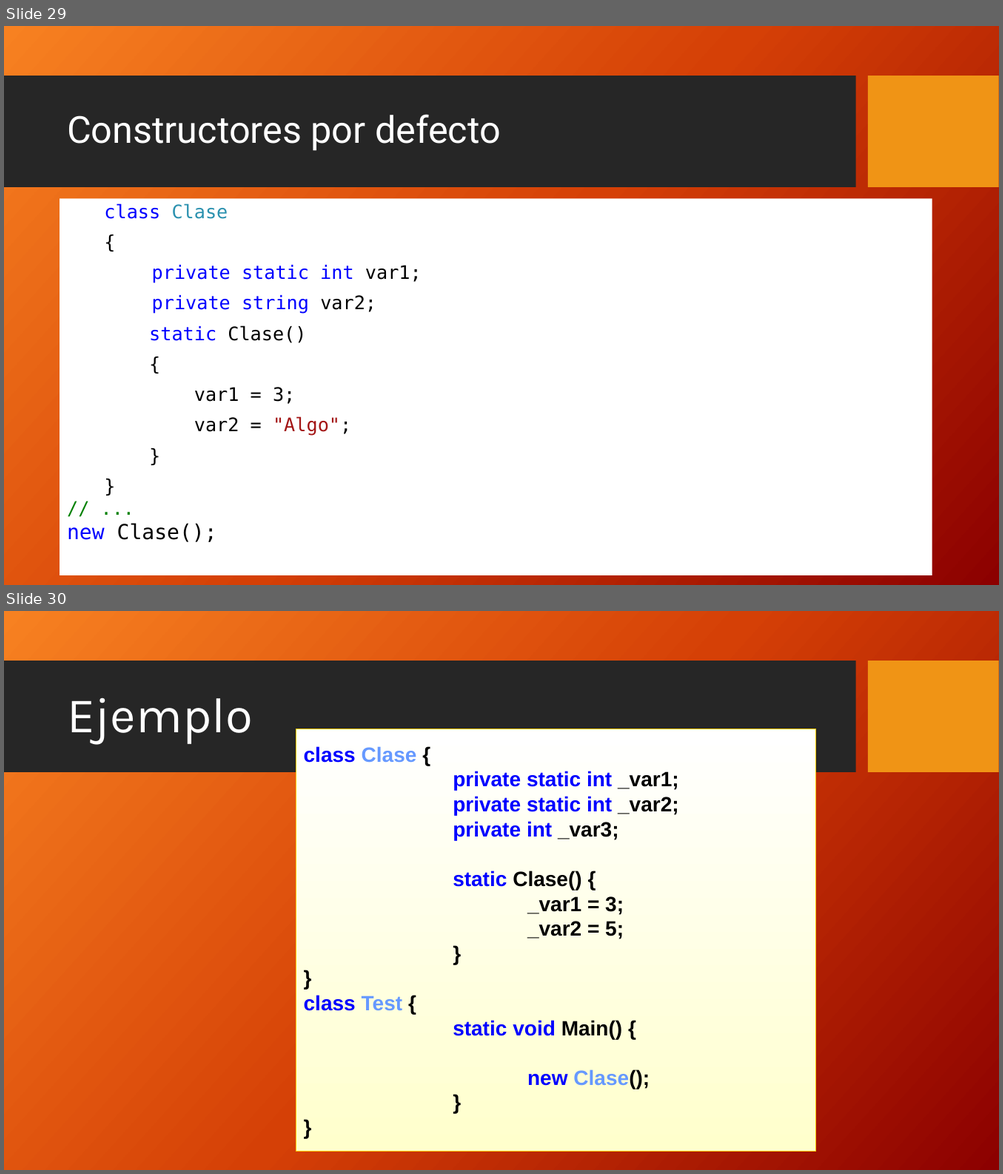
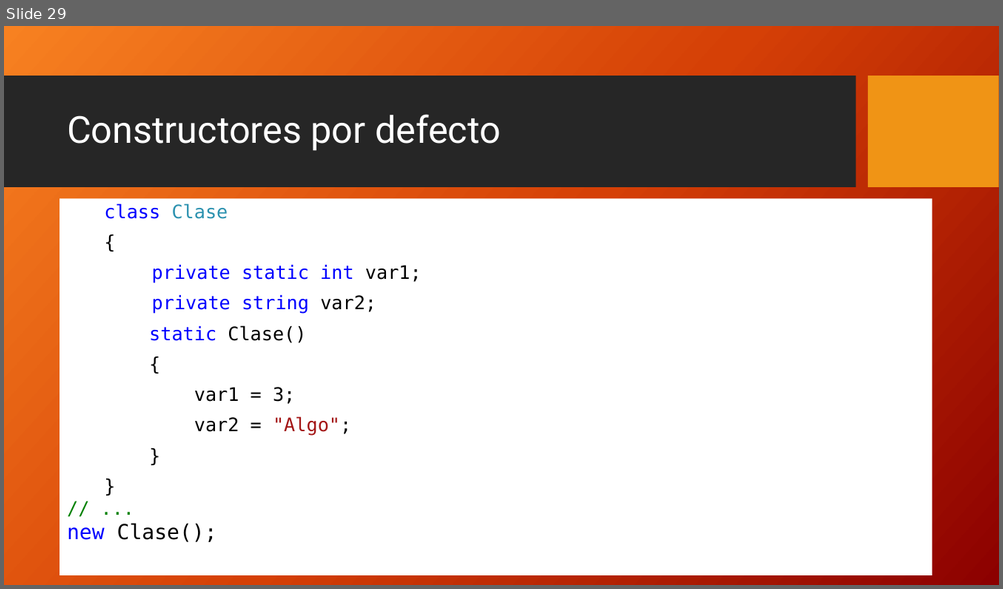
Before and after one commit to FedeDavila1984/utn_prog_y_lab_II, a slide deck: PPTs/ProgramacionII_Clase_03-2018.pptx. Shown one above the other, each under a label of ours: slides 29 and 30 before the commit, slide 29 after it. The pictures are 1003x1174 and 1003x589 pixels, drawn with LibreOffice and Linux fonts; fonts in the diff are those of the drawing; background and template pictures are left out. Boxes give left, top, right and bottom in pixels: in the first picture for what was removed or moved away, otherwise in the second. Text is boxed around its words. In the diff, an @@ line names an element or a change of style, - is before the commit and + after.

```diff
--- a/PPTs/ProgramacionII_Clase_03-2018.pptx
+++ b/PPTs/ProgramacionII_Clase_03-2018.pptx
@@ slide 30 removed at (4, 611, 999, 1170), background picture (left out); not listed: 2 template elements that a slide beside it also shows @@
@@ title removed at (67, 698, 253, 745) @@
-Ejemplo
@@ rectangle removed at (296, 729, 816, 1152) @@
-class Clase {
-private static int _var1;
-private static int _var2;
-private int _var3;
-static Clase() {
-_var1 = 3;
-_var2 = 5;
-}
-}
-class Test {
-static void Main() {
-new Clase();
-}
-}
```
Also in this commit, not shown: 1 slide changed, 59 other files.
